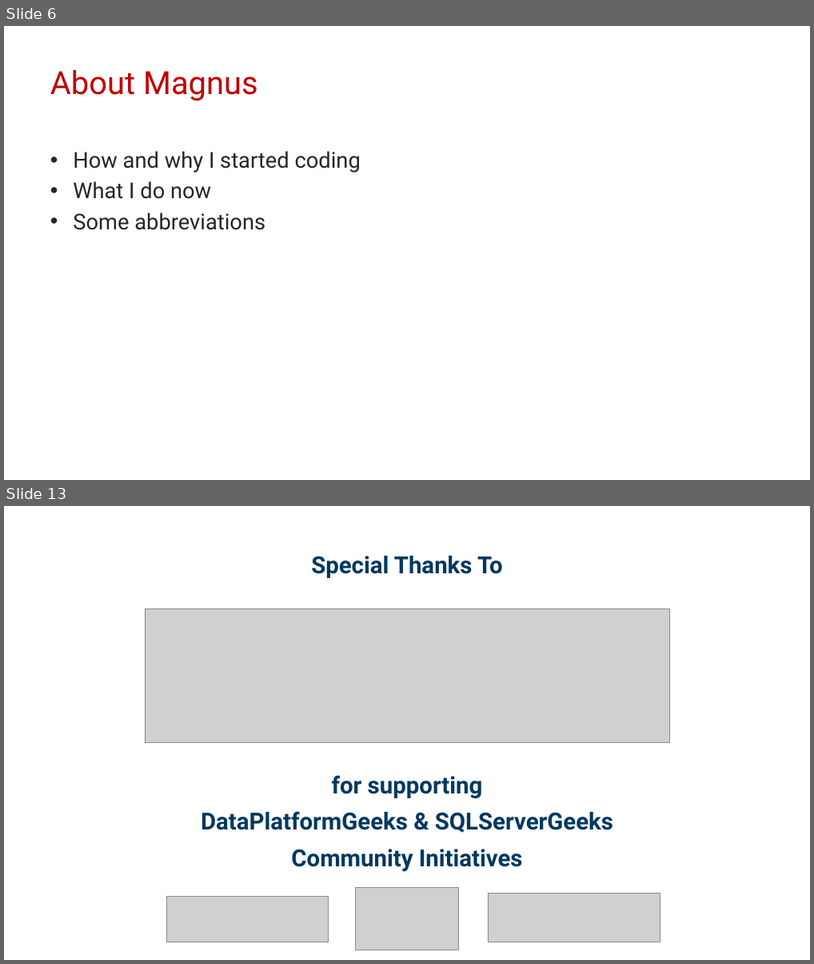
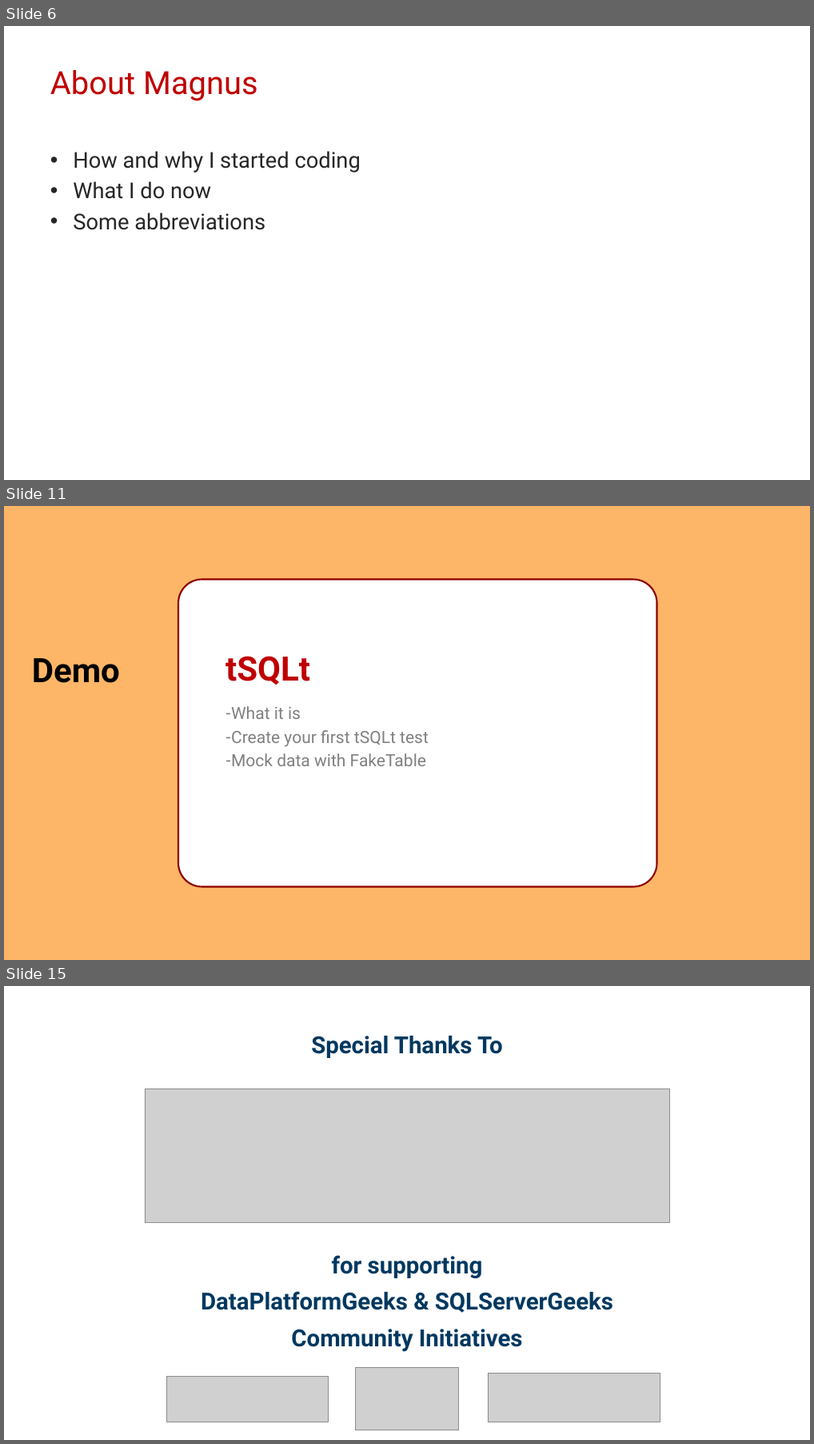
Before and after one commit to transmokopter/Presentations, a slide deck: test-driven-database-development/test-driven-database-development-dps2021.pptx. Shown one above the other, each under a label of ours: slides 6 and 13 before the commit, slides 6, 11 and 15 after it; the slides between them are not shown. The pictures are 814x964 and 814x1444 pixels, drawn with LibreOffice and Linux fonts; fonts in the diff are those of the drawing; grey boxes stand for pictures; background and template pictures are left out. Boxes give left, top, right and bottom in pixels: in the first picture for what was removed or moved away, otherwise in the second. Text is boxed around its words. In the diff, an @@ line names an element or a change of style, - is before the commit and + after.

```diff
--- a/test-driven-database-development/test-driven-database-development-dps2021.pptx
+++ b/test-driven-database-development/test-driven-database-development-dps2021.pptx
@@ slide 11 added at (4,506,810,960), background #FDB668 @@
@@ rounded rectangle added at (178,580,658,887), fill #FFFFFF, outline #8E0000 2 pt @@
@@ text added at (32,658,120,683), 40 pt, text #000000, bold @@
+Demo
@@ title added at (226,656,310,684), 40 pt, text #C00000, bold @@
+tSQLt
@@ text added at (231,706,429,766), 20 pt, text #808080 @@
+– What it is
+– Create your first tSQLt test
+– Mock data with FakeTable
@@ what was slide 13 is now slide 15 @@
```
Also in this commit, not shown: 3 slides changed, 7 other slides added, 6 slides removed, 39 other files.
